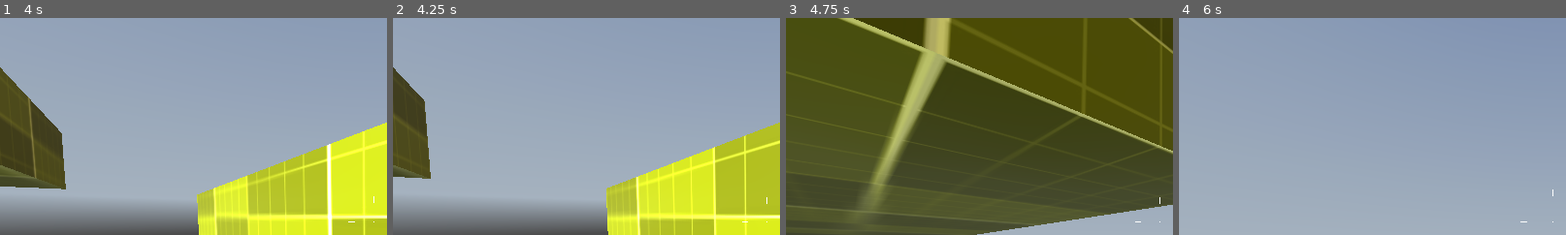
Above: before the commit, frames 1-4 (left to right).
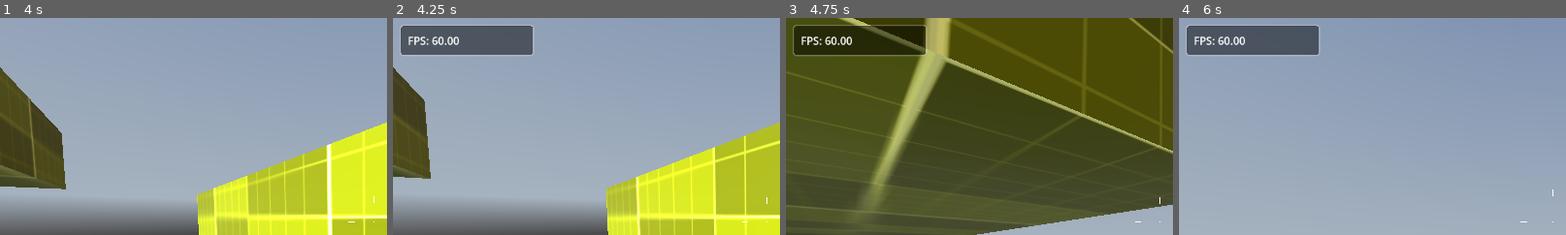
Above: after the commit, the same moments.

Repository: lethalgem/godot-fps-project
Game: Godot game, scene res://levels/level_002.tscn
The game is run twice, just before and just after one commit, with the same random seed, the same clock (stepped at 60 frames per second) and the same inputs. A sky picture missing from this copy of the repository is replaced by a grey-blue gradient.
Inputs (mouse positions are % of the whole screen's width and height, from its top left):
- Up to frame 1 (4 s): tap Enter at 0.5, 3.5 s; move the mouse to (55, 50) at 0.52 s; hold Ctrl (crouch) 0.53-1.28 s; hold W (move_forward) from 0.53 s (still down); tap Space (jump) at 0.77, 1.52, 2.75, 3.02, 3.77 s; move the mouse to (45, 50) at 1.27 s; tap Ctrl (crouch) at 1.35, 2.85 s; move the mouse to (52, 48) at 2.02 s; hold Ctrl (crouch) 2.03-2.78 s; move the mouse to (49, 52) at 2.77 s; move the mouse to (57, 51) at 3.52 s; hold Ctrl (crouch) from 3.53 s (still down)
- Up to frame 2 (4.25 s): keep holding W (move_forward); keep holding Ctrl (crouch); tap ` (debug, bound only after the commit) at 4.15 s
- Up to frame 3 (4.75 s): keep holding W (move_forward); move the mouse to (42, 49) at 4.27 s; release Ctrl (crouch) at 4.28 s; tap Ctrl (crouch) at 4.35 s; tap Space (jump) at 4.52 s
- Up to frame 4 (6 s): move the mouse to (51, 50) at 5.02 s; hold Ctrl (crouch) 5.03-5.78 s; tap Space (jump) at 5.75 s; move the mouse to (46, 48) at 5.77 s; release W (move_forward) at 5.78 s; hold D (move_right) from 5.78 s (still down); tap Ctrl (crouch) at 5.85 s
The pictures show only the part of the screen within x 0-50%, y 0-50%; the shares and areas given below are measured in that part.

Frame 1 is identical in both runs. In frame 2, 4.5% of the frame differs, in the area x 2-37%, y 3-17%; in frame 3, 5.0%, in the area x 1-37%, y 3-18%; in frame 4, 4.8%.

Commit message:
add debug panel and fps counter

Diff:
--- /dev/null
+++ b/controllers/debug.gd
@@ -0,0 +1,32 @@
+extends PanelContainer
+
+@onready var property_container = %VBoxContainer
+
+var property
+var frames_per_second: String
+
+
+# Called when the node enters the scene tree for the first time.
+func _ready():
+	visible = false
+
+	add_debug_property("FPS", frames_per_second)
+
+
+func _process(delta):
+	if visible:
+		# Use delta time to get approx frames per second and round to two decimal places !Disable Vsync if fps is stuck at 60!
+		frames_per_second = "%.2f" % (1.0 / delta)
+		property.text = property.name + ": " + frames_per_second
+
+
+func _input(event):
+	if event.is_action_pressed("debug"):
+		visible = !visible
+
+
+func add_debug_property(title: String, value):
+	property = Label.new()
+	property_container.add_child(property)
+	property.name = title
+	property.text = property.name + value
--- a/controllers/my_fps_controller.tscn
+++ b/controllers/my_fps_controller.tscn
@@ -1,8 +1,10 @@
-[gd_scene load_steps=10 format=3 uid="uid://c7widt1lw44j6"]
+[gd_scene load_steps=12 format=3 uid="uid://c7widt1lw44j6"]
 
 [ext_resource type="Material" uid="uid://b4gwd5h7ixvct" path="res://materials/player.tres" id="1_31uqo"]
 [ext_resource type="Script" path="res://controllers/my_fps_controller.gd" id="1_iam7r"]
 [ext_resource type="Script" path="res://controllers/reticle.gd" id="3_qgjqi"]
+[ext_resource type="Theme" uid="uid://bafg6ukv5y75k" path="res://ui/theme/debug.tres" id="4_ov56a"]
+[ext_resource type="Script" path="res://controllers/debug.gd" id="5_i4a1r"]
 
 [sub_resource type="CapsuleShape3D" id="CapsuleShape3D_6y6ct"]
 
@@ -131,7 +133,7 @@
 target_position = Vector3(2.08165e-12, 0.5, 2.08165e-12)
 debug_shape_custom_color = Color(0, 0.894118, 0, 1)
 
-[node name="Control" type="Control" parent="."]
+[node name="UserInterface" type="Control" parent="."]
 layout_mode = 3
 anchors_preset = 15
 anchor_right = 1.0
@@ -140,7 +142,7 @@
 grow_vertical = 2
 mouse_filter = 1
 
-[node name="Reticle" type="CenterContainer" parent="Control" node_paths=PackedStringArray("RETICLE_LINES", "PLAYER_CONTROLLER")]
+[node name="Reticle" type="CenterContainer" parent="UserInterface" node_paths=PackedStringArray("RETICLE_LINES", "PLAYER_CONTROLLER")]
 layout_mode = 1
 anchors_preset = 8
 anchor_left = 0.5
@@ -159,24 +161,41 @@
 RETICLE_SPEED = 0.5
 RETICLE_DISTANCE = 6.0
 
-[node name="Top" type="Line2D" parent="Control/Reticle"]
+[node name="Top" type="Line2D" parent="UserInterface/Reticle"]
 position = Vector2(2.08165e-12, 2.08165e-12)
 points = PackedVector2Array(2.08165e-12, -5, 2.08165e-12, -15)
 width = 2.0
 
-[node name="Right" type="Line2D" parent="Control/Reticle"]
+[node name="Right" type="Line2D" parent="UserInterface/Reticle"]
 position = Vector2(2.08165e-12, 2.08165e-12)
 points = PackedVector2Array(5, 2.08165e-12, 15, 2.08165e-12)
 width = 2.0
 
-[node name="Bottom" type="Line2D" parent="Control/Reticle"]
+[node name="Bottom" type="Line2D" parent="UserInterface/Reticle"]
 position = Vector2(2.08165e-12, 2.08165e-12)
 points = PackedVector2Array(2.08165e-12, 5, 2.08165e-12, 15)
 width = 2.0
 
-[node name="Left" type="Line2D" parent="Control/Reticle"]
+[node name="Left" type="Line2D" parent="UserInterface/Reticle"]
 position = Vector2(2.08165e-12, 2.08165e-12)
 points = PackedVector2Array(-5, 2.08165e-12, -15, 2.08165e-12)
 width = 2.0
 
+[node name="DebugPanel" type="PanelContainer" parent="UserInterface"]
+custom_minimum_size = Vector2(200, 2.08165e-12)
+layout_mode = 0
+offset_left = 10.0
+offset_top = 10.0
+offset_right = 210.0
+offset_bottom = 50.0
+theme = ExtResource("4_ov56a")
+script = ExtResource("5_i4a1r")
+
+[node name="MarginContainer" type="MarginContainer" parent="UserInterface/DebugPanel"]
+layout_mode = 2
+
+[node name="VBoxContainer" type="VBoxContainer" parent="UserInterface/DebugPanel/MarginContainer"]
+unique_name_in_owner = true
+layout_mode = 2
+
 [connection signal="animation_started" from="AnimationPlayer" to="." method="_on_animation_player_animation_started"]
--- a/project.godot
+++ b/project.godot
@@ -18,6 +18,7 @@
 [display]
 
 window/size/always_on_top=true
+window/vsync/vsync_mode=0
 
 [editor_plugins]
 
@@ -60,6 +61,11 @@
 "events": [Object(InputEventKey,"resource_local_to_scene":false,"resource_name":"","device":-1,"window_id":0,"alt_press …(182 unchanged characters)…
 ]
 }
+debug={
+"deadzone": 0.5,
+"events": [Object(InputEventKey,"resource_local_to_scene":false,"resource_name":"","device":-1,"window_id":0,"alt_pressed":false,"shift_pressed":false,"ctrl_pressed":false,"meta_pressed":false,"pressed":false,"keycode":0,"physical_keycode":96,"key_label":0,"unicode":96,"echo":false,"script":null)
+]
+}
 
 [rendering]
 
--- /dev/null
+++ b/ui/theme/debug.tres
@@ -0,0 +1,20 @@
+[gd_resource type="Theme" load_steps=2 format=3 uid="uid://bafg6ukv5y75k"]
+
+[sub_resource type="StyleBoxFlat" id="StyleBoxFlat_tdwt2"]
+bg_color = Color(0, 0, 0, 0.478431)
+border_width_left = 2
+border_width_top = 2
+border_width_right = 2
+border_width_bottom = 2
+border_color = Color(1, 1, 1, 0.223529)
+corner_radius_top_left = 5
+corner_radius_top_right = 5
+corner_radius_bottom_right = 5
+corner_radius_bottom_left = 5
+
+[resource]
+MarginContainer/constants/margin_bottom = 10
+MarginContainer/constants/margin_left = 10
+MarginContainer/constants/margin_right = 10
+MarginContainer/constants/margin_top = 10
+PanelContainer/styles/panel = SubResource("StyleBoxFlat_tdwt2")
